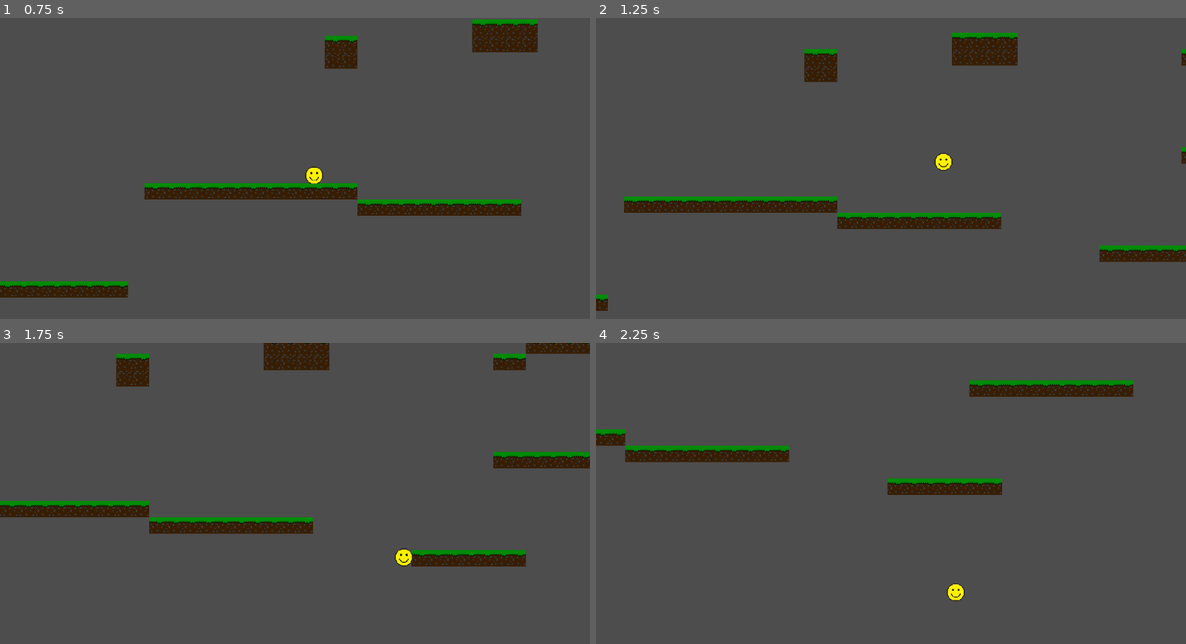
Above: before the commit, frames 1-4 (two rows, left to right).
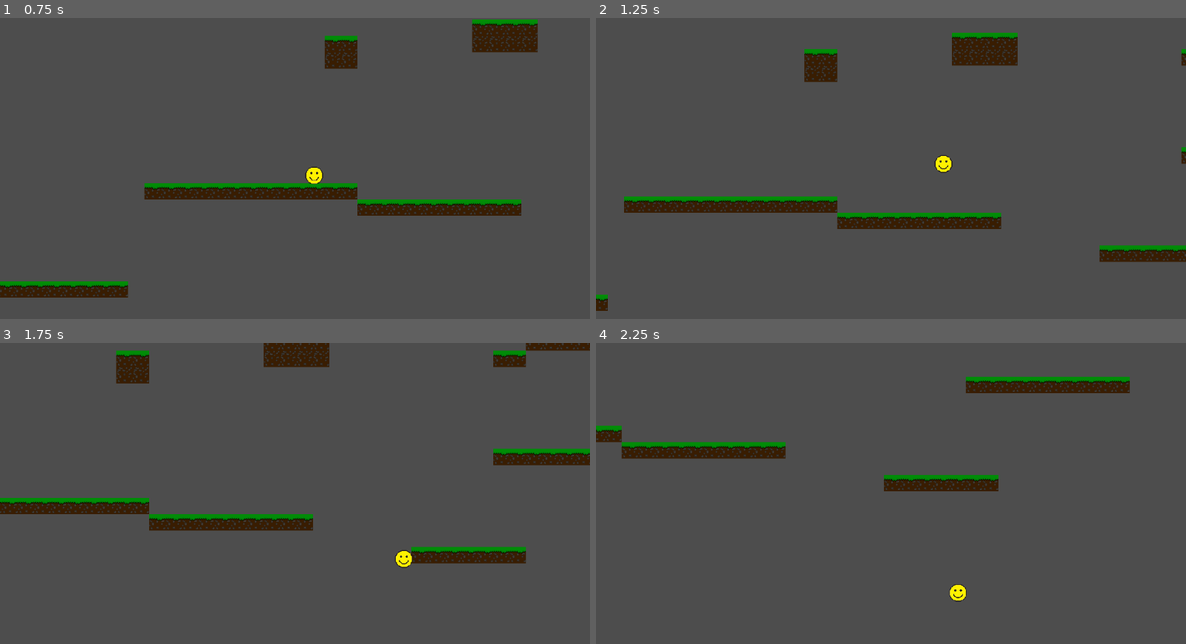
Above: after the commit, the same moments.

Repository: reallylonglinesofcode/GODOT-BECAUSE-THIS-IS-NOT-WORKING
Game: Godot game, scene res://Sprites and stuff like that/world.tscn
Same seed, same stepped clock (60 frames per second), same inputs: the game is played once before the commit and once after it.
Inputs (mouse positions are in pixels of both pictures, inside the frame that each line leads up to):
- Up to frame 1 (0.75 s): move the mouse to (424, 168) at 0.52 s; hold D (Right) from 0.53 s (still down); click (424, 168) at 0.6 s
- Up to frame 2 (1.25 s): keep holding D (Right); tap Space (Jump) at 0.77 s
- Up to frame 3 (1.75 s): keep holding D (Right); move the mouse to (177, 526) at 1.27 s; click (177, 526) at 1.35 s; tap Space (Jump) at 1.52 s
- Up to frame 4 (2.25 s): move the mouse to (950, 436) at 2.02 s; release D (Right) at 2.03 s; hold A (Left) from 2.03 s (still down); click (950, 436) at 2.1 s

Frame 1 is identical in both runs. In frame 2, less than 0.1% of the frame differs, in the area x 57-61%, y 44-52%; in frame 3, 5.1%, in the area x 0-100%, y 0-75%; in frame 4, 3.9%.
Error after the commit: Invalid type in function 'distance_to' in base 'Vector2'. Cannot convert argument 1 from bool to Vector2. (res://Sprites)

Commit message:
starting grappling hook

Diff:
--- a/Sprites and stuff like that/character_body_2d.gd
+++ b/Sprites and stuff like that/character_body_2d.gd
@@ -26,8 +26,13 @@
 var lastJumpQueueMsec: int
 var gravity = START_GRAVITY
 
+var hook_pos = Vector2()
+var hooked = false
+var rope_length = 500
+var current_rope_length
+
 func _ready():
-	set_meta("tag", "player")
+	current_rope_length = rope_length
 
 func _physics_process(delta):
 	var direction = Input.get_axis("Left", "Right")
@@ -72,8 +77,6 @@
 				state = States.IDLE
 			elif Input.is_action_just_pressed("Jump"):
 				state = States.JUMP
-		States.DEAD:
-			pass
 
 	velocity.y = lerp(prevVelocity.y, velocity.y, Y_SMOOTHING)
 
@@ -83,7 +86,23 @@
 	prevVelocity = velocity
 
 	move_and_slide()
-
+	print(position)
+	hook()
+	if hooked:
+		gravity = START_GRAVITY
+		pass
 
 func run(direction, delta):
 	velocity.x = SPEED * direction * delta
+
+func hook():
+	$Raycast/RayCast01.target_position = to_local(get_global_mouse_position()).normalized() * 500
+	if Input.is_action_just_pressed("shoot"):
+		hook_pos = get_hooked_pos()
+		if hook_pos:
+			hooked = true
+			current_rope_length = global_position.distance_to(hook_pos)
+
+func get_hooked_pos():
+	if $Raycast/RayCast01.is_colliding:
+		return $Raycast/RayCast01.is_colliding()
--- a/project.godot
+++ b/project.godot
@@ -32,7 +32,7 @@
 "events": [Object(InputEventKey,"resource_local_to_scene":false,"resource_name":"","device":-1,"window_id":0,"alt_pressed":false,"shift_pressed":false,"ctrl_pressed":false,"meta_pressed":false,"pressed":false,"keycode":0,"physical_keycode":68,"key_label":0,"unicode":100,"echo":false,"script":null)
 ]
 }
-"left click"={
+shoot={
 "deadzone": 0.5,
 "events": [Object(InputEventMouseButton,"resource_local_to_scene":false,"resource_name":"","device":-1,"window_id":0,"a …(253 unchanged characters)…
 ]
